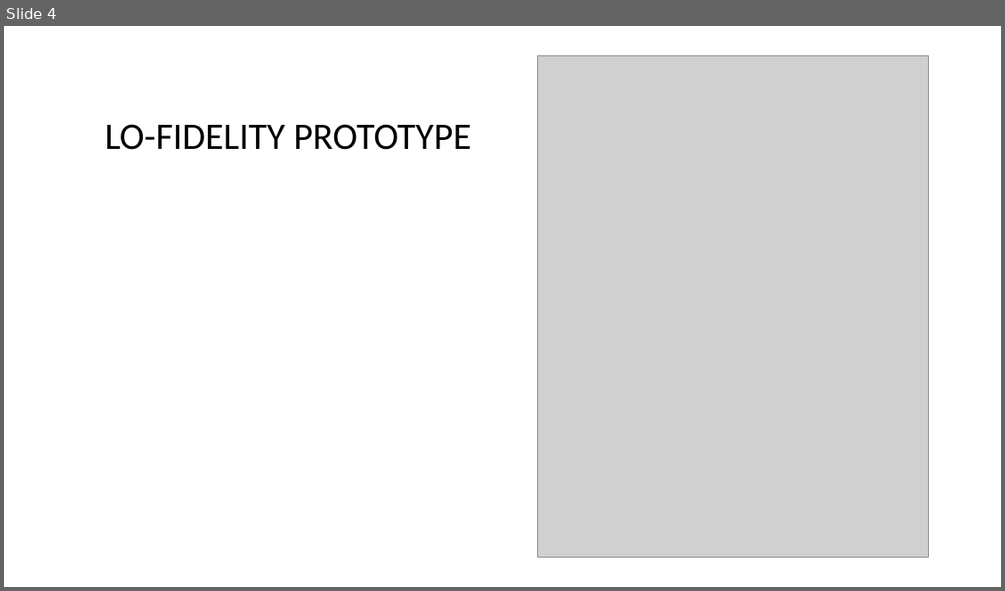
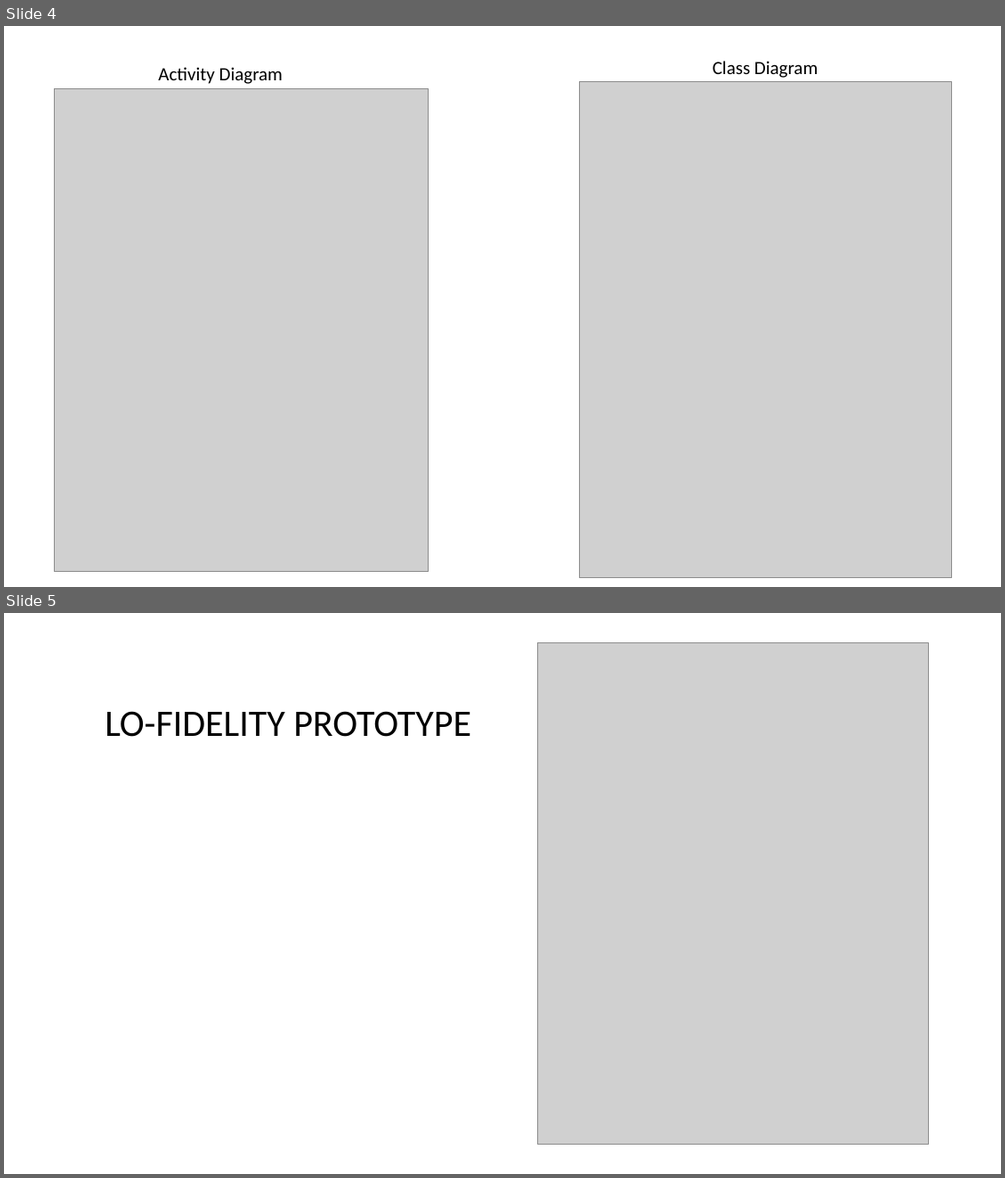
Before and after one commit to alpacamusical/Project-ENSE-374, a slide deck: Documentation/Milestone 2.ppt. Shown one above the other, each under a label of ours: slide 4 before the commit, slides 4 and 5 after it. The pictures are 1005x591 and 1005x1178 pixels, drawn with LibreOffice and Linux fonts; fonts in the diff are those of the drawing; grey boxes stand for pictures; background and template pictures are left out. Boxes give left, top, right and bottom in pixels: in the first picture for what was removed or moved away, otherwise in the second. Text is boxed around its words. In the diff, an @@ line names an element or a change of style, - is before the commit and + after.

```diff
--- a/Documentation/Milestone 2.ppt
+++ b/Documentation/Milestone 2.ppt
@@ slide 4 added at (4,26,1001,587), background picture (left out) @@
@@ text added at (158,67,283,84), 18 pt, text #000000 @@
+Activity Diagram
@@ text added at (712,61,817,78), 18 pt, text #000000 @@
+Class Diagram
@@ picture added at (55,89,429,572) @@
@@ picture added at (579,82,951,578) @@
@@ what was slide 4 is now slide 5 @@
```
Also in this commit, not shown: 1 slide changed, 1 other slide added, 1 slide removed.
